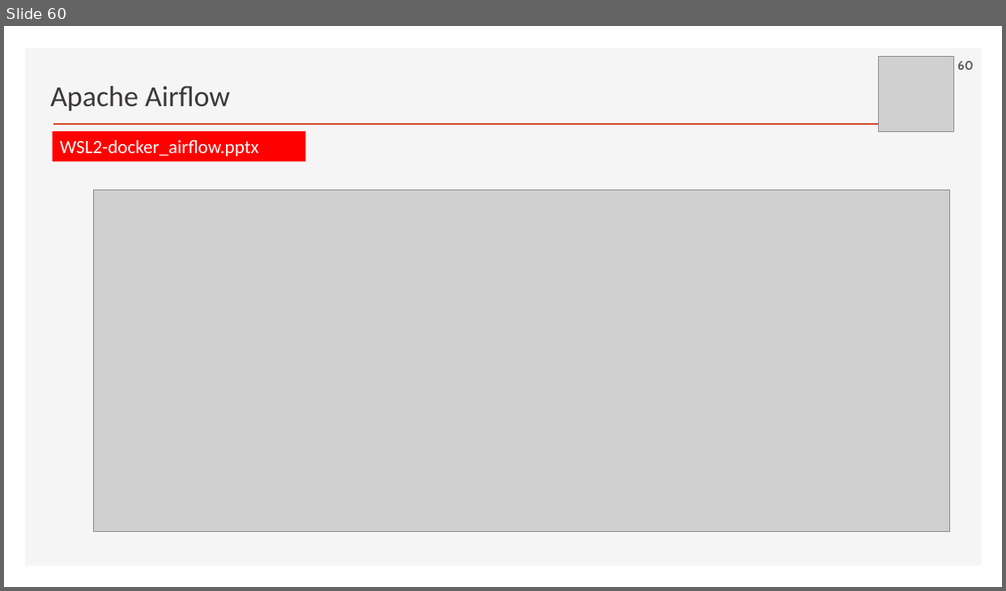
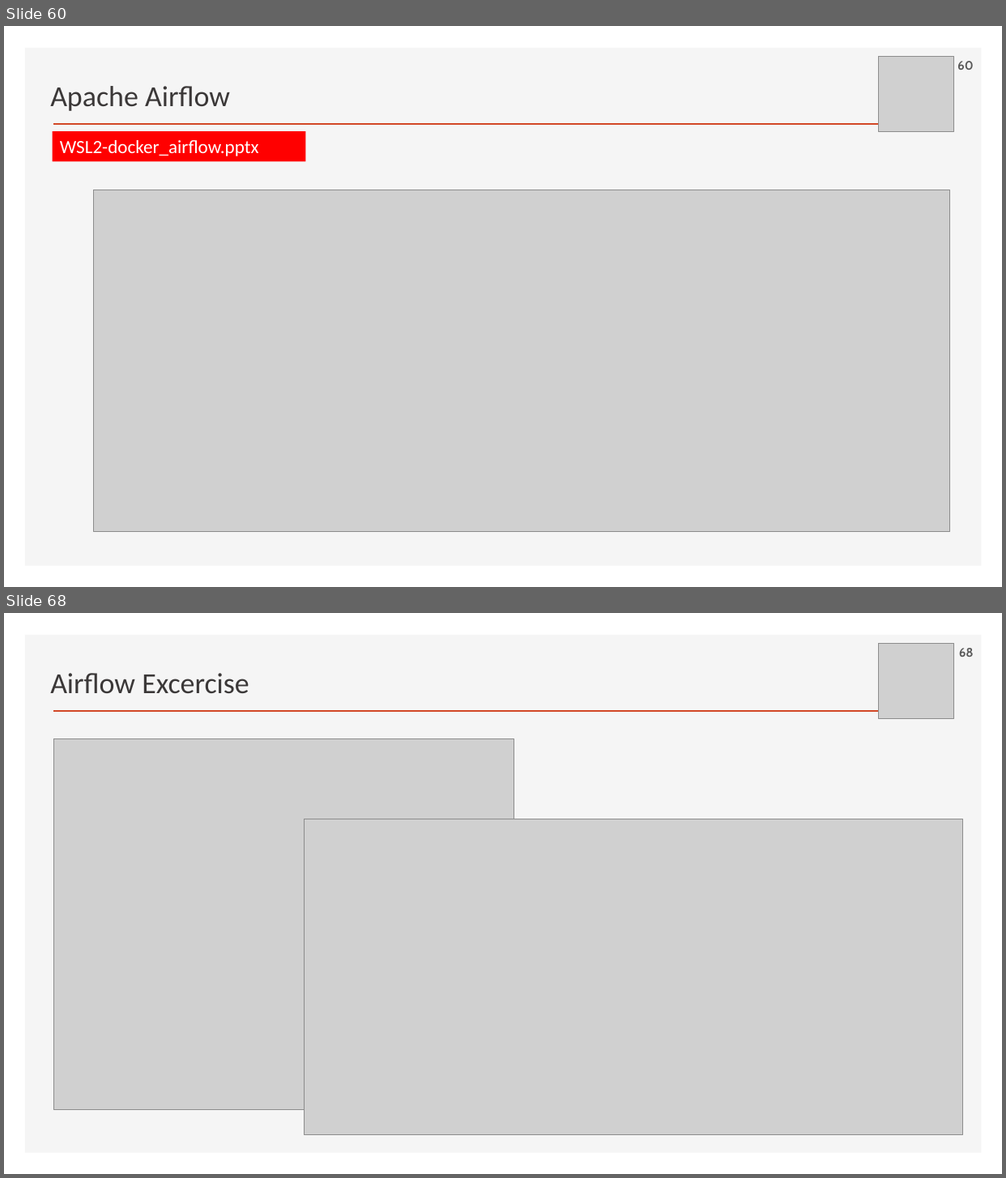
Before and after one commit to ancestor9/2026_Fall_Application-Deployment, a slide deck: App Deployment.pptx. Shown one above the other, each under a label of ours: slide 60 before the commit, slides 60 and 68 after it; the slides between them are not shown. The pictures are 1006x591 and 1006x1178 pixels, drawn with LibreOffice and Linux fonts; fonts in the diff are those of the drawing; grey boxes stand for pictures; background and template pictures are left out. Boxes give left, top, right and bottom in pixels: in the first picture for what was removed or moved away, otherwise in the second. Text is boxed around its words. In the diff, an @@ line names an element or a change of style, - is before the commit and + after.

```diff
--- a/App Deployment.pptx
+++ b/App Deployment.pptx
@@ slide 68 added at [4, 613, 1002, 1174], background #FFFFFF; not listed: 2 template elements that a slide beside it also shows @@
@@ picture added at [879, 644, 954, 718] @@
@@ page number added at [959, 648, 974, 657], 12 pt, text #595959, bold @@
+68
@@ text added at [50, 673, 249, 694], 28 pt, text #3B3838 @@
+Airflow Excercise
@@ picture added at [53, 739, 513, 1110] @@
@@ picture added at [305, 820, 963, 1135] @@
```
Also in this commit, not shown: 4 slides changed, 9 other slides added.
